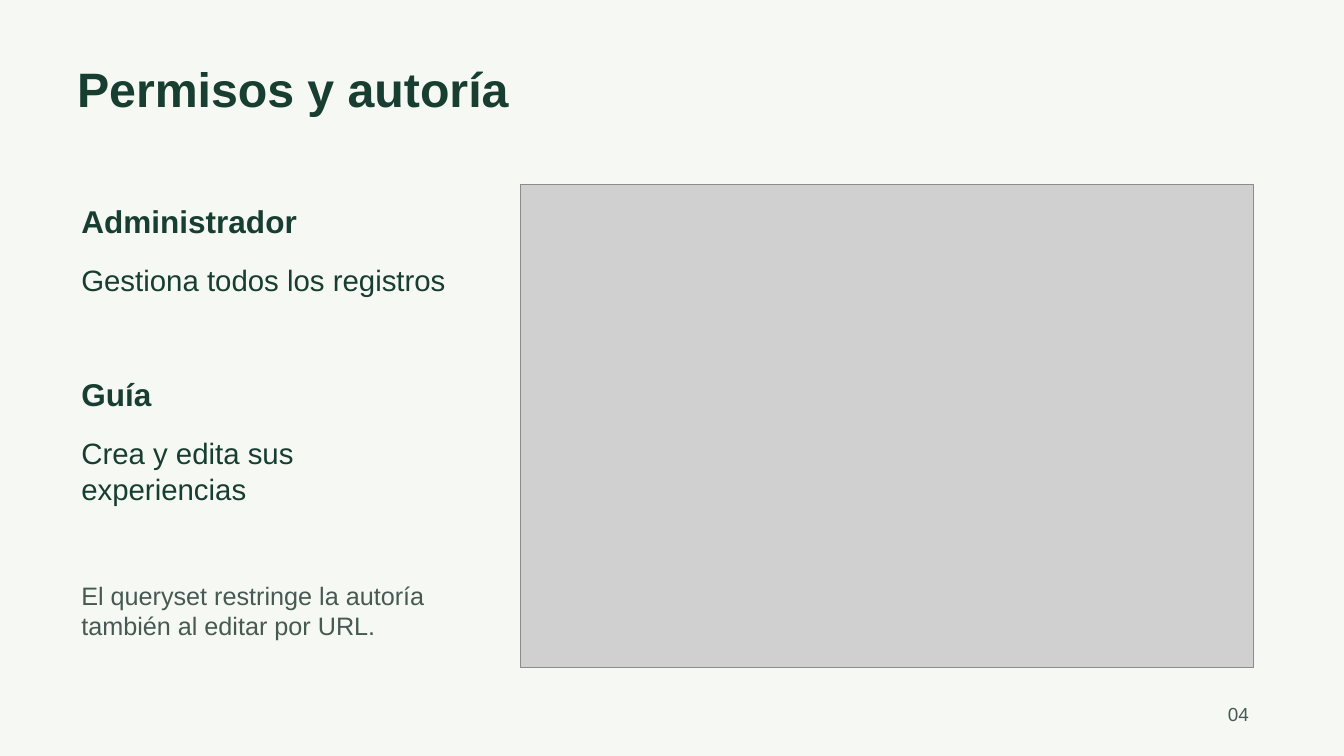
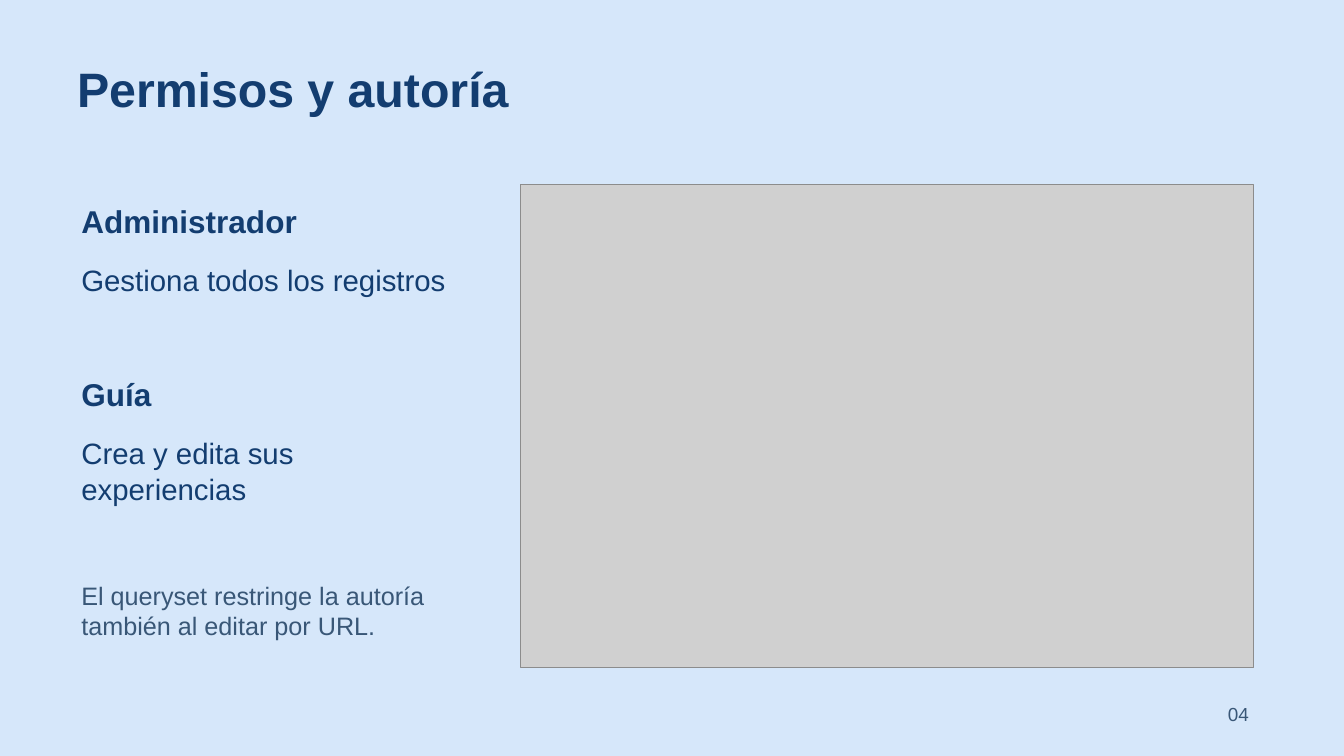
Before and after one commit to ElTortuguita/ES3-Fernando-Orellana, a slide deck: slide 4 of presentacion/Presentacion_ES3_Aventuras_del_Sur.pptx. Drawn at 1344x756 pixels with LibreOffice and Linux fonts; fonts in the diff are those of the drawing; grey boxes stand for pictures. Boxes give left, top, right and bottom in pixels: in the first picture for what was removed or moved away, otherwise in the second. Text is boxed around its words. In the diff, an @@ line names an element or a change of style, - is before the commit and + after.

```diff
--- a/presentacion/Presentacion_ES3_Aventuras_del_Sur.pptx
+++ b/presentacion/Presentacion_ES3_Aventuras_del_Sur.pptx
@@ background #F6F8F4 to #D6E7FA @@
@@ text colour #173E30 to #133D70 in 5 elements at (77,71,509,117), (81,210,296,234), (81,269,446,297), (81,383,151,407), (81,442,294,506) @@
@@ text "El queryset restringe la autoría" at (81,586,424,640): text colour #465A51 to #395777 @@
@@ text "04" at (1228,708,1249,721): text colour #465A51 to #395777 @@
```
Also in this commit, not shown: 5 other slides changed, 6 other files.
